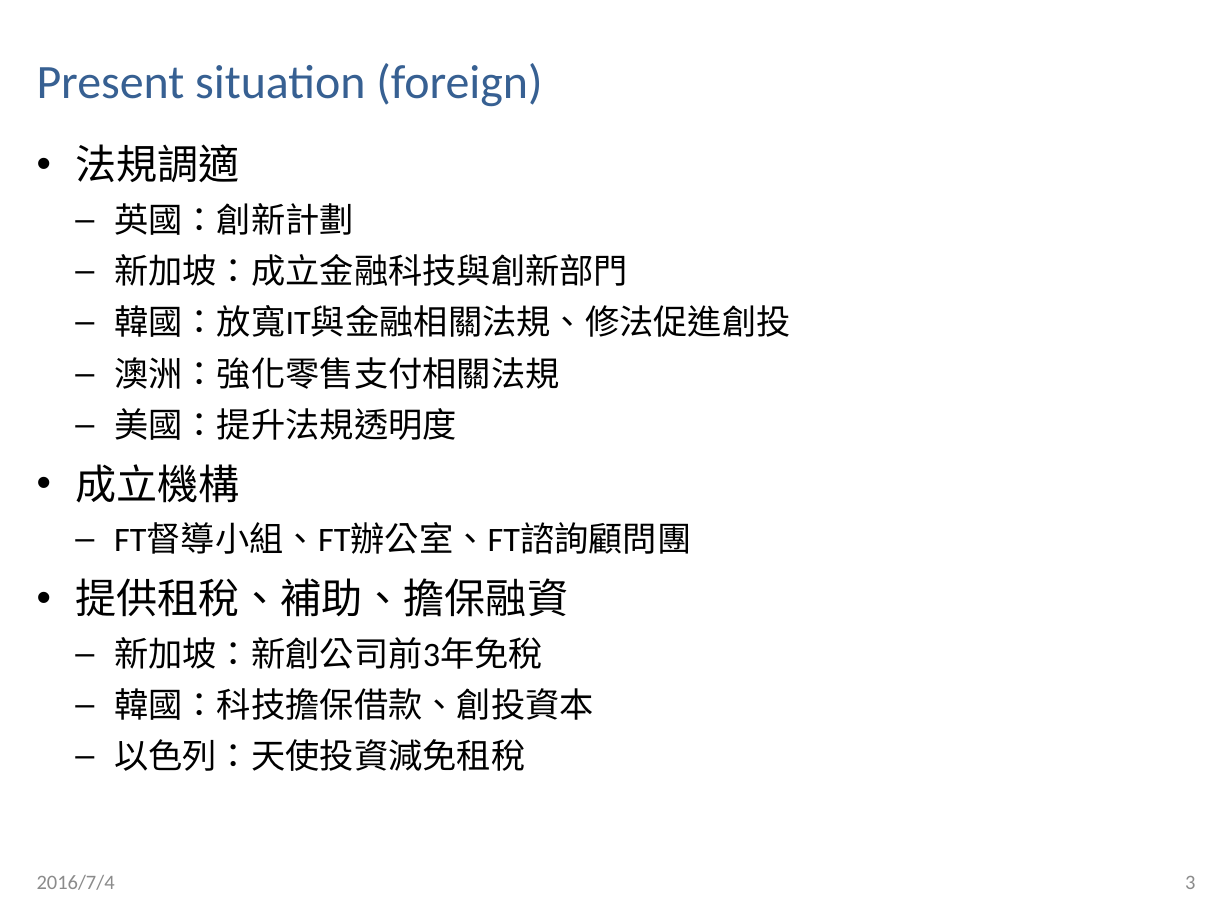
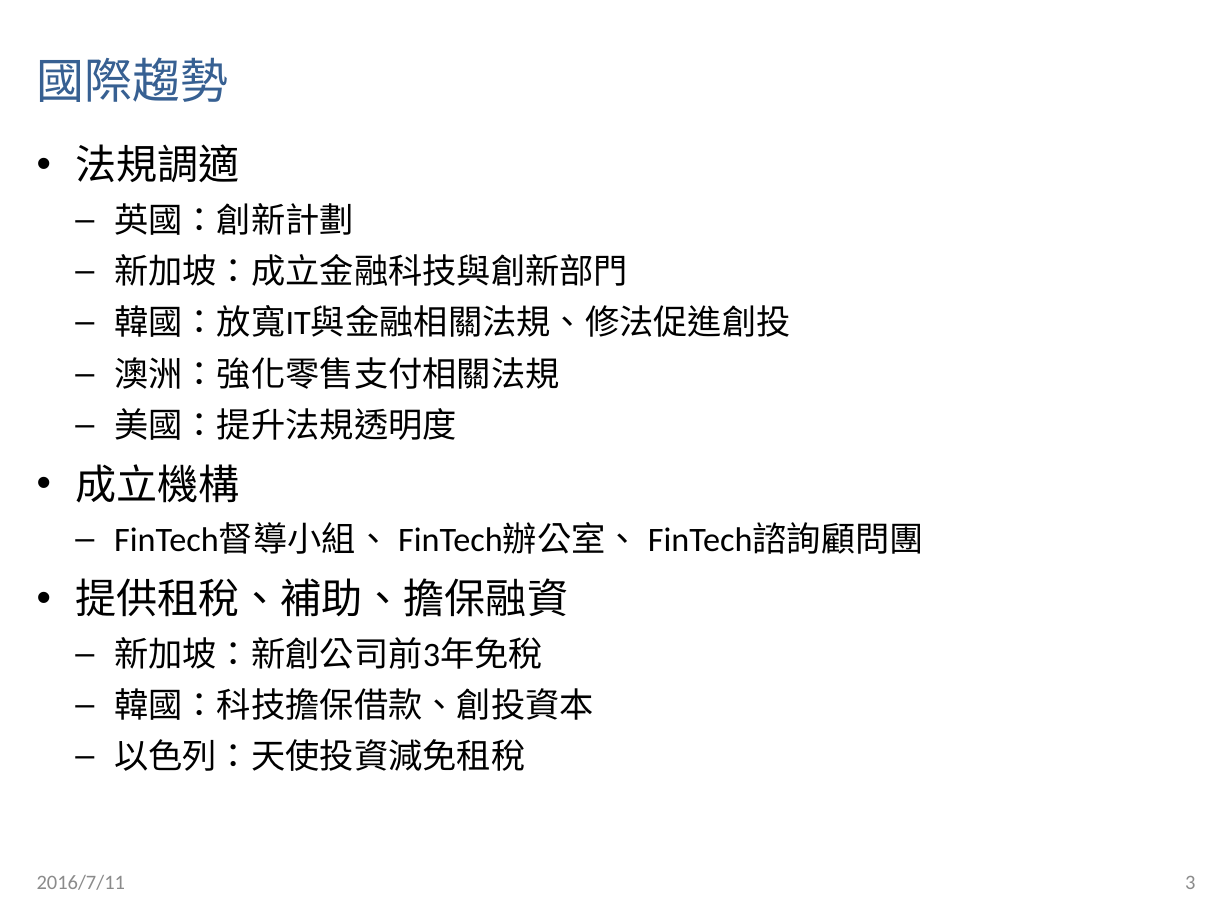
Before and after one commit to CpOuyang/custom, a slide deck: slide 3 of 20160712 - 金融科技白皮書(部會).pptx. Drawn at 1232x924 pixels with LibreOffice and Linux fonts; fonts in the diff are those of the drawing. Boxes give left, top, right and bottom in pixels: in the first picture for what was removed or moved away, otherwise in the second. Text is boxed around its words. In the diff, an @@ line names an element or a change of style, - is before the commit and + after.

```diff
--- a/20160712 - 金融科技白皮書(部會).pptx
+++ b/20160712 - 金融科技白皮書(部會).pptx
@@ title at box(37, 57, 228, 102): text changed @@
-Present situation (foreign)
+國際趨勢
@@ text at box(114, 523, 924, 554): text changed @@
-  – FT督導小組、FT辦公室、FT諮詢顧問團
+  – FinTech督導小組、 FinTech辦公室、 FinTech諮詢顧問團
@@ text at box(37, 875, 126, 890): text changed @@
-2016/7/4
+2016/7/11
```
Also in this commit, not shown: 29 other slides changed, 11 slides added, 2 slides removed.
